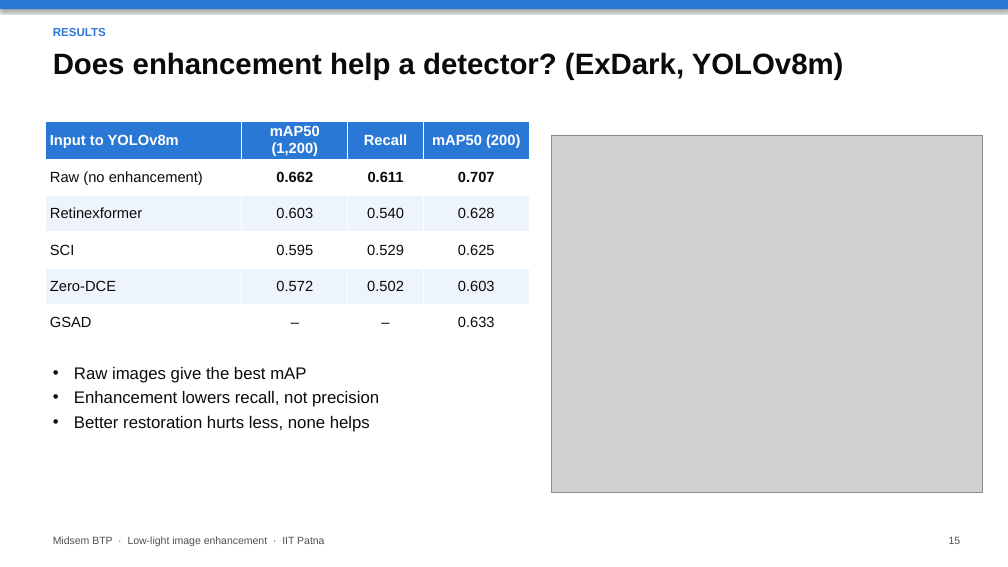
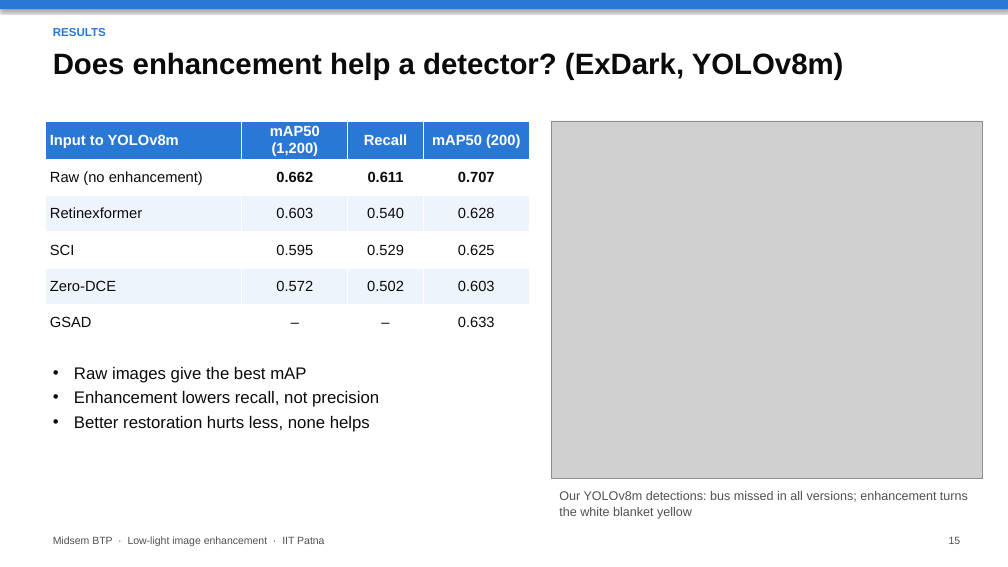
Before and after one commit to Crazycraftie/low-light-enhancement-btp, a slide deck: slide 15 of presentation/midsem.pptx. Drawn at 1008x567 pixels with LibreOffice and Linux fonts; fonts in the diff are those of the drawing; grey boxes stand for pictures. Boxes give left, top, right and bottom in pixels: in the first picture for what was removed or moved away, otherwise in the second. Text is boxed around its words. In the diff, an @@ line names an element or a change of style, - is before the commit and + after.

```diff
--- a/presentation/midsem.pptx
+++ b/presentation/midsem.pptx
@@ picture: place and size @@
-picture at box(552, 135, 983, 492)
+picture at box(552, 121, 983, 479)
@@ text added at box(559, 491, 968, 519), 12 pt, text #52514E @@
+Our YOLOv8m detections: bus missed in all versions; enhancement turns the white blanket yellow
```
Also in this commit, not shown: 9 other slides changed, 4 other files.
